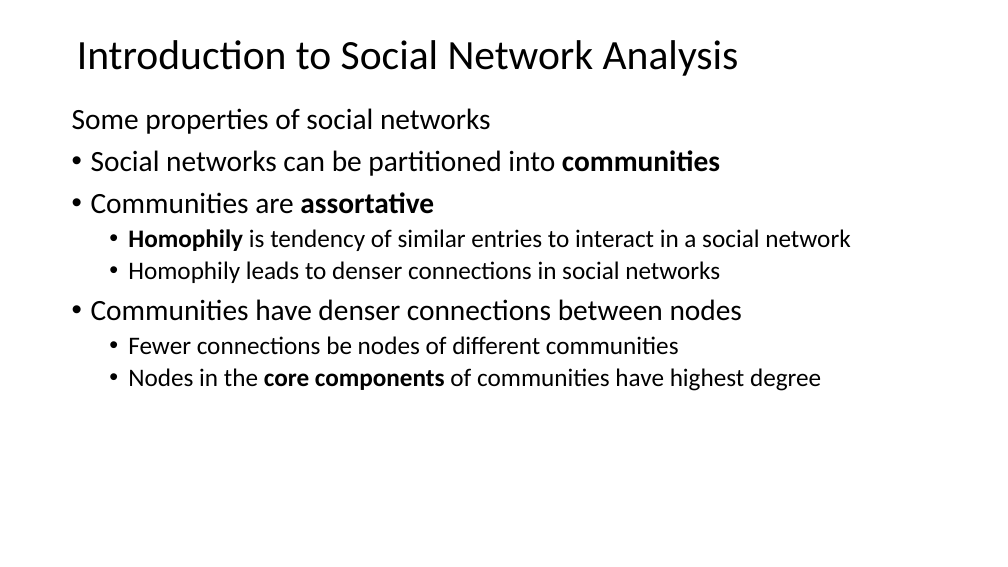
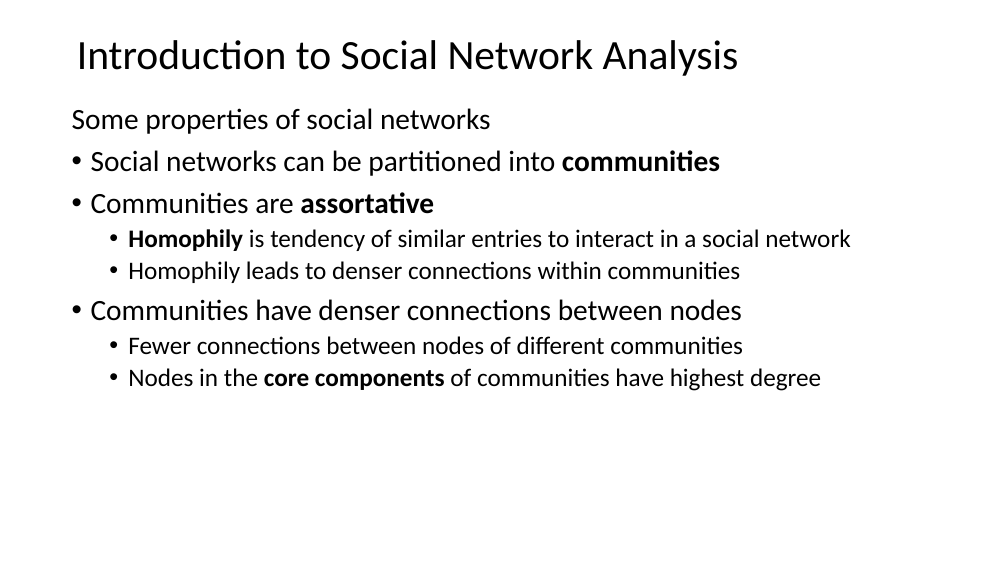
Before and after one commit to StephenElston/CSCI-E-108, a slide deck: slide 6 of slides/9_SocialNetworkAnalysis.pptx. Drawn at 1008x567 pixels with LibreOffice and Linux fonts; fonts in the diff are those of the drawing. Boxes give left, top, right and bottom in pixels: in the first picture for what was removed or moved away, otherwise in the second. Text is boxed around its words. In the diff, an @@ line names an element or a change of style, - is before the commit and + after.

Commit message:
Fixed typos in slides

```diff
--- a/slides/9_SocialNetworkAnalysis.pptx
+++ b/slides/9_SocialNetworkAnalysis.pptx
@@ text at (128,261,741,283): text changed @@
-  • Homophily leads to denser connections in social networks
+  • Homophily leads to denser connections within communities
@@ text at (128,336,743,355): text changed @@
-  • Fewer connections be nodes of different communities
+  • Fewer connections between nodes of different communities
```
Also in this commit, not shown: 5 other slides changed.
